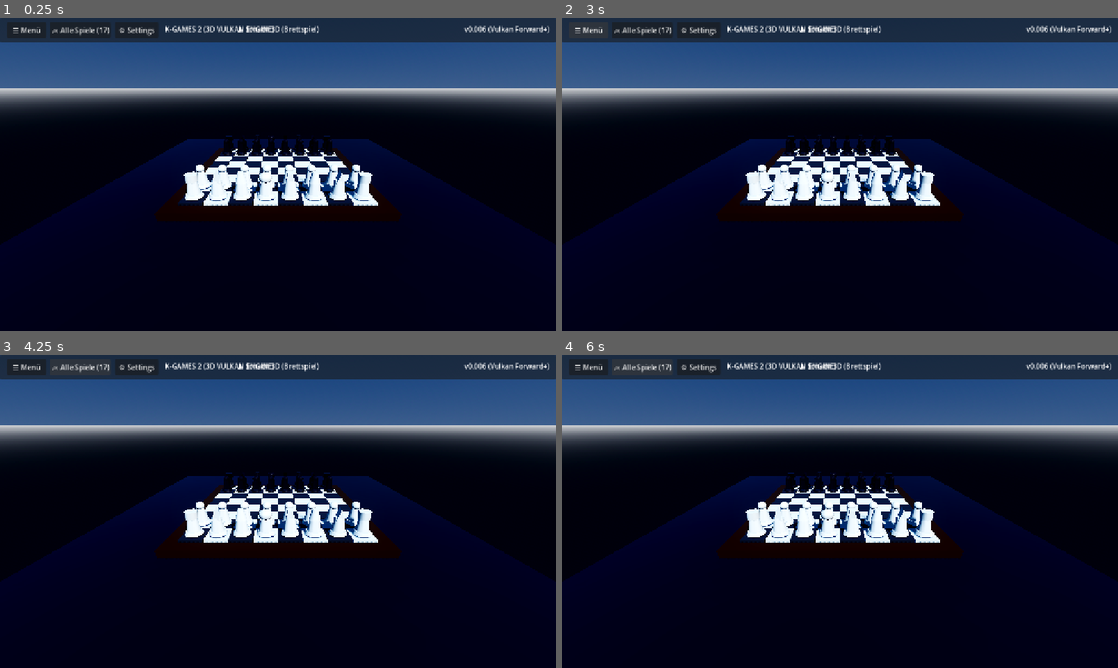
Above: before the commit, frames 1-4 (two rows, left to right).
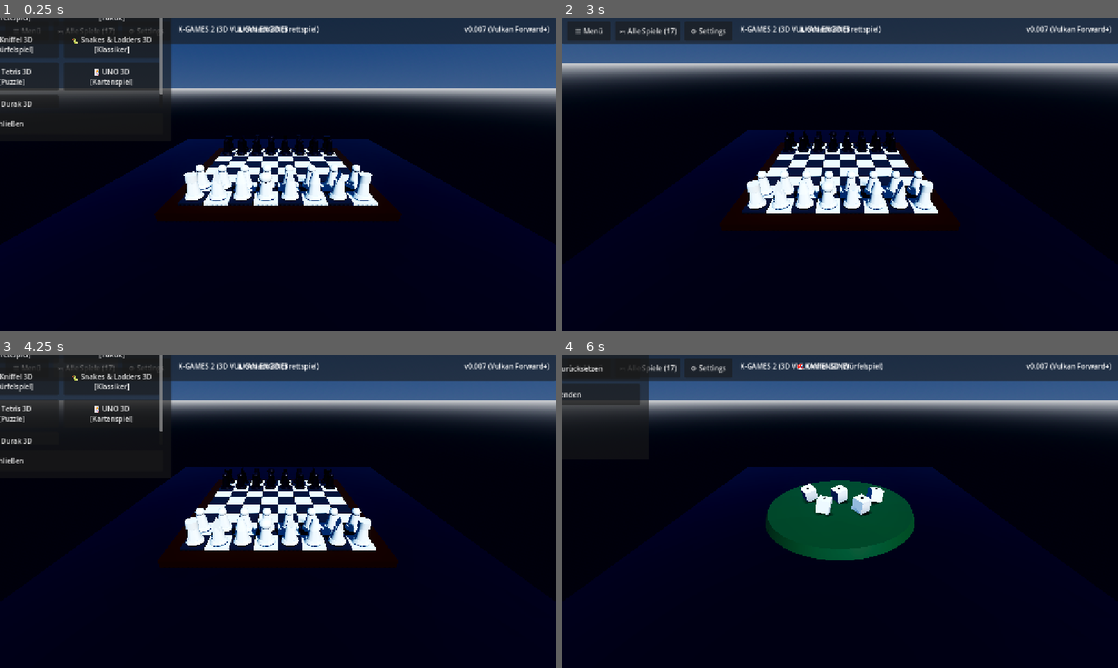
Above: after the commit, the same moments.

Repository: williklassner-ui/K-Games-2
Game: Godot game, scene res://scenes/MainDashboard.tscn
Same seed, same stepped clock (60 frames per second), same inputs: the game is played once before the commit and once after it.
Inputs (mouse positions are in pixels of both pictures, inside the frame that each line leads up to):
- Up to frame 1 (0.25 s): no input
- Up to frame 2 (3 s): click (567, 124) at 0.5 s, where only the run after the commit has a clickable "Schließen"; click "☰ Menü" at 1.25 s; click "🎮 Alle Spiele (17)" at 2 s; click "☰ Menü" at 2.75 s
- Up to frame 3 (4.25 s): click "🎮 Alle Spiele (17)" at 3.5 s
- Up to frame 4 (6 s): click (573, 380) at 4.25 s, where only the run after the commit has a clickable "🎯 Kniffel 3D [Würfelspiel]"; click "☰ Menü" at 5 s; click "🎮 Alle Spiele (17)" at 5.75 s

The runs differ from the first frame. In frame 1, 8.2% of the frame differs, in the area x 0-100%, y 0-35%; in frame 2, 21%; in frame 3, 24%; in frame 4, 26%, in the area x 0-100%, y 0-76%.
Error before the commit: Attempt to call function 'add_child' in base 'null instance' on a null instance. (res://scripts/MainDashboard.gd:219)

Commit message:
v0.007: Fix Android menu bar touch buttons, start with game selection, add procedural game sounds

Diff:
--- a/project.godot
+++ b/project.godot
@@ -7,7 +7,7 @@
 [application]
 
 config/name="K-Games 2"
-config/version="0.006"
+config/version="0.007"
 config/description="K-Games 2: Native 3D Vulkan Game Engine Suite featuring Civilization, Risk, Battleship, Chess, Monopoly, Katan, Kniffel and classic 3D tabletop games."
 run/main_scene="res://scenes/MainDashboard.tscn"
 config/features=PackedStringArray("4.7", "Forward Plus")
--- a/scenes/MainDashboard.tscn
+++ b/scenes/MainDashboard.tscn
@@ -52,16 +52,18 @@
 layout_mode = 1
 anchors_preset = 10
 anchor_right = 1.0
-offset_bottom = 56.0
+offset_bottom = 60.0
 grow_horizontal = 2
+mouse_filter = 0
 
 [node name="TitleLabel" type="Label" parent="UI/TopBar"]
 layout_mode = 1
-offset_left = 16.0
+offset_left = 460.0
 offset_top = 14.0
-offset_right = 260.0
-offset_bottom = 40.0
+offset_right = 720.0
+offset_bottom = 44.0
 text = "K-GAMES 2 (3D VULKAN ENGINE)"
+mouse_filter = 2
 
 [node name="VersionLabel" type="Label" parent="UI/TopBar"]
 layout_mode = 1
@@ -71,10 +73,11 @@
 offset_left = -220.0
 offset_top = 14.0
 offset_right = -16.0
-offset_bottom = 40.0
+offset_bottom = 44.0
 grow_horizontal = 0
-text = "v0.001 (x.xxx)"
+text = "v0.007 (x.xxx)"
 horizontal_alignment = 2
+mouse_filter = 2
 
 [node name="StatusLabel" type="Label" parent="UI/TopBar"]
 layout_mode = 1
@@ -84,7 +87,8 @@
 offset_left = -150.0
 offset_top = 14.0
 offset_right = 150.0
-offset_bottom = 40.0
+offset_bottom = 44.0
 grow_horizontal = 2
 text = "Echte 3D-Bühne bereit"
 horizontal_alignment = 1
+mouse_filter = 2
--- a/scripts/MainDashboard.gd
+++ b/scripts/MainDashboard.gd
@@ -1,7 +1,10 @@
 extends Node3D
 
 # K-Games 2: Native Vulkan 3D Game Suite
-const VERSION = "0.006"
+const VERSION = "0.007"
+
+const SoundManagerScript = preload("res://scripts/SoundManager.gd")
+var sound_mgr: Node = null
 
 @onready var camera_pivot = $CameraPivot
 @onready var camera_3d = $CameraPivot/Camera3D
@@ -74,15 +77,28 @@
 
 func _ready():
 	print("=== K-Games 2 Suite v", VERSION, " Initialized ===")
+	sound_mgr = SoundManagerScript.new()
+	sound_mgr.name = "SoundManager"
+	add_child(sound_mgr)
+
 	if version_label:
 		version_label.text = "v" + VERSION + " (Vulkan Forward+)"
 	setup_3d_tabletop_scene()
 	build_topbar_actions()
 	build_modals()
 	build_quick_bottom_bar()
+
+	# Startspiel laden
 	switch_game("chess")
 
-func _input(event):
+	# Benutzeranforderung 2: Starte mit Spielauswahl
+	toggle_game_selection()
+
+func play_sound(s_name: String):
+	if sound_mgr and sound_mgr.has_method("play"):
+		sound_mgr.play(s_name)
+
+func _unhandled_input(event):
 	if is_modal_open():
 		return
 
@@ -156,6 +172,8 @@
 		game_node.set_script(SCRIPTS[game_id])
 		if game_node.has_signal("status_changed"):
 			game_node.connect("status_changed", Callable(self, "_on_game_status_changed"))
+		if game_node.has_signal("sound_triggered"):
+			game_node.connect("sound_triggered", Callable(self, "play_sound"))
 
 		world_3d.add_child(game_node)
 		current_game_instance = game_node
@@ -165,6 +183,22 @@
 				if status_label:
 					status_label.text = meta.icon + " " + meta.name + " (" + meta.cat + ")"
 				break
+
+	# Entsprechenden Sound für Spielstart spielen
+	match game_id:
+		"chess", "mensch", "monopoly", "katan", "scotland", "lotti", "snakes":
+			play_sound("move")
+		"kniffel":
+			play_sound("dice")
+		"durak", "uno", "uno_extreme":
+			play_sound("card")
+		"battleship", "ra2", "space":
+			play_sound("shoot")
+		"tetris", "ctp2", "risiko":
+			play_sound("select")
+		_:
+			play_sound("click")
+
 	print("Switched to: ", game_id)
 
 func _on_game_status_changed(msg: String):
@@ -175,46 +209,81 @@
 
 func build_topbar_actions():
 	var topbar = $UI/TopBar
-
-	# Menü-Buttons links & rechts in der TopBar
+	topbar.mouse_filter = Control.MOUSE_FILTER_STOP
+
+	# Menü-Buttons links & rechts in der TopBar (Optimiert für Touch & Maus: 48px Touch-Target)
 	var menu_btn = Button.new()
 	menu_btn.text = "☰ Menü"
-	menu_btn.custom_minimum_size = Vector2(90, 36)
-	menu_btn.position = Vector2(16, 10)
-	menu_btn.pressed.connect(toggle_main_menu)
+	menu_btn.custom_minimum_size = Vector2(100, 44)
+	menu_btn.position = Vector2(12, 8)
+	menu_btn.mouse_filter = Control.MOUSE_FILTER_STOP
+	menu_btn.pressed.connect(func():
+		play_sound("click")
+		toggle_main_menu()
+	)
 	topbar.add_child(menu_btn)
 
 	var games_btn = Button.new()
 	games_btn.text = "🎮 Alle Spiele (17)"
-	games_btn.custom_minimum_size = Vector2(140, 36)
-	games_btn.position = Vector2(115, 10)
-	games_btn.pressed.connect(toggle_game_selection)
+	games_btn.custom_minimum_size = Vector2(150, 44)
+	games_btn.position = Vector2(122, 8)
+	games_btn.mouse_filter = Control.MOUSE_FILTER_STOP
+	games_btn.pressed.connect(func():
+		play_sound("click")
+		toggle_game_selection()
+	)
 	topbar.add_child(games_btn)
 
 	var settings_btn = Button.new()
 	settings_btn.text = "⚙️ Settings"
-	settings_btn.custom_minimum_size = Vector2(100, 36)
-	settings_btn.position = Vector2(265, 10)
-	settings_btn.pressed.connect(toggle_settings)
+	settings_btn.custom_minimum_size = Vector2(110, 44)
+	settings_btn.position = Vector2(282, 8)
+	settings_btn.mouse_filter = Control.MOUSE_FILTER_STOP
+	settings_btn.pressed.connect(func():
+		play_sound("click")
+		toggle_settings()
+	)
 	topbar.add_child(settings_btn)
 
-	# TitleLabel nach rechts verschieben
+	# Labels davor bewahren Touch-Events abzufangen
 	var title = topbar.get_node_or_null("TitleLabel")
 	if title:
-		title.offset_left = 380.0
+		title.offset_left = 410.0
+		title.mouse_filter = Control.MOUSE_FILTER_IGNORE
+
+	if status_label:
+		status_label.mouse_filter = Control.MOUSE_FILTER_IGNORE
+	if version_label:
+		version_label.mouse_filter = Control.MOUSE_FILTER_IGNORE
 
 func build_modals():
 	var ui = $UI
 
 	# 1. Hauptmenü Modal
-	main_menu_modal = create_modal_panel("K-Games 2 - Hauptmenü", Vector2(400, 480))
-	var mm_vbox = main_menu_modal.get_node("VBox")
-
-	var btn_continue = create_dialog_button("▶️ Weiterspielen", func(): close_all_modals())
-	var btn_all_games = create_dialog_button("🎮 Spielauswahl öffnen (17 Spiele)", func(): toggle_game_selection())
-	var btn_settings = create_dialog_button("⚙️ Einstellungen / Settings", func(): toggle_settings())
-	var btn_reset_cam = create_dialog_button("🔄 Kamera zurücksetzen", func(): reset_camera())
-	var btn_quit = create_dialog_button("❌ Beenden", func(): get_tree().quit())
+	var mm_data = create_modal_panel("K-Games 2 - Hauptmenü", Vector2(400, 480))
+	main_menu_modal = mm_data["container"]
+	var mm_vbox = mm_data["vbox"]
+
+	var btn_continue = create_dialog_button("▶️ Weiterspielen", func():
+		play_sound("click")
+		close_all_modals()
+	)
+	var btn_all_games = create_dialog_button("🎮 Spielauswahl öffnen (17 Spiele)", func():
+		play_sound("click")
+		toggle_game_selection()
+	)
+	var btn_settings = create_dialog_button("⚙️ Einstellungen / Settings", func():
+		play_sound("click")
+		toggle_settings()
+	)
+	var btn_reset_cam = create_dialog_button("🔄 Kamera zurücksetzen", func():
+		play_sound("click")
+		reset_camera()
+	)
+	var btn_quit = create_dialog_button("❌ Beenden", func():
+		play_sound("click")
+		get_tree().quit()
+	)
 
 	mm_vbox.add_child(btn_continue)
 	mm_vbox.add_child(btn_all_games)
@@ -224,14 +293,21 @@
 	ui.add_child(main_menu_modal)
 
 	# 2. Settings Modal
-	settings_modal = create_modal_panel("⚙️ App-Einstellungen (Settings)", Vector2(460, 420))
-	var s_vbox = settings_modal.get_node("VBox")
+	var s_data = create_modal_panel("⚙️ App-Einstellungen (Settings)", Vector2(460, 420))
+	settings_modal = s_data["container"]
+	var s_vbox = s_data["vbox"]
 
 	# Audio Toggle
 	var sound_chk = CheckBox.new()
 	sound_chk.text = "🔊 Sound-Effekte & Audio aktiviert"
 	sound_chk.button_pressed = sound_enabled
-	sound_chk.toggled.connect(func(val): sound_enabled = val)
+	sound_chk.toggled.connect(func(val):
+		sound_enabled = val
+		if sound_mgr and sound_mgr.has_method("set_sound_enabled"):
+			sound_mgr.set_sound_enabled(val)
+		if val:
+			play_sound("select")
+	)
 	s_vbox.add_child(sound_chk)
 
 	# Schatten Toggle
@@ -239,6 +315,7 @@
 	shadow_chk.text = "💡 Dynamischer 3D-Schattenwurf (High Quality)"
 	shadow_chk.button_pressed = shadows_enabled
 	shadow_chk.toggled.connect(func(val):
+		play_sound("click")
 		shadows_enabled = val
 		var dir_light = get_node_or_null("DirectionalLight3D")
 		if dir_light: dir_light.shadow_enabled = val
@@ -250,13 +327,17 @@
 	info_lbl.text = "\nApp Info:\n• Version: v" + VERSION + " (Format: x.xxx)\n• Render-Engine: Godot 4.7 (Vulkan Forward+ / Mobile)\n• Multiplattform: Windows 64-bit & Android APK\n• Entwickler: Willi Klassner"
 	s_vbox.add_child(info_lbl)
 
-	var s_close = create_dialog_button("Schließen", func(): close_all_modals())
+	var s_close = create_dialog_button("Schließen", func():
+		play_sound("click")
+		close_all_modals()
+	)
 	s_vbox.add_child(s_close)
 	ui.add_child(settings_modal)
 
 	# 3. Spielauswahl Modal (Grid mit allen 17 Spielen)
-	game_selection_modal = create_modal_panel("🎮 Spielauswahl - 17 Klassiker in 3D", Vector2(720, 520))
-	var gs_vbox = game_selection_modal.get_node("VBox")
+	var gs_data = create_modal_panel("🎮 Spielauswahl - 17 Klassiker in 3D", Vector2(720, 520))
+	game_selection_modal = gs_data["container"]
+	var gs_vbox = gs_data["vbox"]
 
 	var scroll = ScrollContainer.new()
 	scroll.custom_minimum_size = Vector2(680, 400)
@@ -273,18 +354,24 @@
 		var card = Button.new()
 		card.text = g.icon + " " + g.name + "\n[" + g.cat + "]"
 		card.custom_minimum_size = Vector2(215, 64)
+		card.mouse_filter = Control.MOUSE_FILTER_STOP
 		var gid = g.id
-		card.pressed.connect(func(): switch_game(gid))
+		card.pressed.connect(func():
+			switch_game(gid)
+		)
 		grid.add_child(card)
 
 	gs_vbox.add_child(scroll)
-	var gs_close = create_dialog_button("Abbrechen", func(): close_all_modals())
+	var gs_close = create_dialog_button("Schließen", func():
+		play_sound("click")
+		close_all_modals()
+	)
 	gs_vbox.add_child(gs_close)
 	ui.add_child(game_selection_modal)
 
 	close_all_modals()
 
-func create_modal_panel(title_str: String, panel_size: Vector2) -> Control:
+func create_modal_panel(title_str: String, panel_size: Vector2) -> Dictionary:
 	var container = Control.new()
 	container.anchors_preset = Control.PRESET_FULL_RECT
 	container.mouse_filter = Control.MOUSE_FILTER_STOP
@@ -293,6 +380,7 @@
 	var bg = ColorRect.new()
 	bg.color = Color(0, 0, 0, 0.72)
 	bg.anchors_preset = Control.PRESET_FULL_RECT
+	bg.mouse_filter = Control.MOUSE_FILTER_STOP
 	container.add_child(bg)
 
 	# Panel
@@ -303,6 +391,7 @@
 	panel.offset_right = panel_size.x * 0.5
 	panel.offset_top = -panel_size.y * 0.5
 	panel.offset_bottom = panel_size.y * 0.5
+	panel.mouse_filter = Control.MOUSE_FILTER_STOP
 	container.add_child(panel)
 
 	var margin = MarginContainer.new()
@@ -310,27 +399,32 @@
 	margin.add_theme_constant_override("margin_top", 16)
 	margin.add_theme_constant_override("margin_right", 20)
 	margin.add_theme_constant_override("margin_bottom", 16)
+	margin.mouse_filter = Control.MOUSE_FILTER_STOP
 	panel.add_child(margin)
 
 	var vbox = VBoxContainer.new()
 	vbox.name = "VBox"
 	vbox.add_theme_constant_override("separation", 12)
+	vbox.mouse_filter = Control.MOUSE_FILTER_STOP
 	margin.add_child(vbox)
 
 	var title = Label.new()
 	title.text = title_str
 	title.horizontal_alignment = HORIZONTAL_ALIGNMENT_CENTER
+	title.mouse_filter = Control.MOUSE_FILTER_IGNORE
 	vbox.add_child(title)
 
 	var sep = HSeparator.new()
+	sep.mouse_filter = Control.MOUSE_FILTER_IGNORE
 	vbox.add_child(sep)
 
-	return container
+	return {"container": container, "vbox": vbox}
 
 func create_dialog_button(txt: String, callback: Callable) -> Button:
 	var btn = Button.new()
 	btn.text = txt
 	btn.custom_minimum_size = Vector2(0, 48)
+	btn.mouse_filter = Control.MOUSE_FILTER_STOP
 	btn.pressed.connect(callback)
 	return btn
 
@@ -363,7 +457,9 @@
 		btn.mouse_filter = Control.MOUSE_FILTER_STOP
 		btn.custom_minimum_size = Vector2(175, 52)
 		var gid = g.id
-		btn.pressed.connect(func(): switch_game(gid))
+		btn.pressed.connect(func():
+			switch_game(gid)
+		)
 		hbox.add_child(btn)
 
 	ui.add_child(bottom_bar)
--- /dev/null
+++ b/scripts/SoundManager.gd
@@ -0,0 +1,160 @@
+extends Node
+
+# Procedural Sound Manager for K-Games 2
+# Generates rich procedural audio streams in-memory (PCM 22050Hz Mono)
+
+var player: AudioStreamPlayer = null
+var sound_cache: Dictionary = {}
+var sound_enabled: bool = true
+
+func _ready():
+	player = AudioStreamPlayer.new()
+	player.bus = "Master"
+	add_child(player)
+	_generate_all_sounds()
+
+func set_sound_enabled(enabled: bool):
+	sound_enabled = enabled
+
+func play(sound_id: String, pitch_rnd: float = 0.05):
+	if not sound_enabled or not player:
+		return
+	if sound_cache.has(sound_id):
+		var asp = AudioStreamPlayer.new()
+		asp.stream = sound_cache[sound_id]
+		asp.pitch_scale = 1.0 + randf_range(-pitch_rnd, pitch_rnd)
+		add_child(asp)
+		asp.finished.connect(asp.queue_free)
+		asp.play()
+
+func _generate_all_sounds():
+	sound_cache["click"] = _generate_tone(880.0, 0.04, 0.3, "sine")
+	sound_cache["select"] = _generate_tone(660.0, 0.08, 0.4, "sine")
+	sound_cache["move"] = _generate_wood_tap()
+	sound_cache["dice"] = _generate_dice_roll()
+	sound_cache["card"] = _generate_card_flip()
+	sound_cache["shoot"] = _generate_explosion()
+	sound_cache["win"] = _generate_chime()
+
+func _create_wav(samples: PackedByteArray, sample_rate: int = 22050) -> AudioStreamWAV:
+	var wav = AudioStreamWAV.new()
+	wav.format = AudioStreamWAV.FORMAT_8_BITS
+	wav.mix_rate = sample_rate
+	wav.stereo = false
+	wav.data = samples
+	return wav
+
+func _generate_tone(freq: float, duration: float, volume: float, waveform: String) -> AudioStreamWAV:
+	var sample_rate = 22050
+	var total_samples = int(sample_rate * duration)
+	var data = PackedByteArray()
+	data.resize(total_samples)
+
+	for i in range(total_samples):
+		var t = float(i) / float(sample_rate)
+		var env = 1.0 - (float(i) / float(total_samples)) # Linear decay
+		var sample_val = 0.0
+
+		if waveform == "sine":
+			sample_val = sin(TAU * freq * t)
+		elif waveform == "square":
+			sample_val = 1.0 if sin(TAU * freq * t) > 0.0 else -1.0
+		elif waveform == "triangle":
+			sample_val = 2.0 * abs(2.0 * (t * freq - floor(t * freq + 0.5))) - 1.0
+
+		var byte_val = int(clamp((sample_val * env * volume * 0.5 + 0.5) * 255.0, 0.0, 255.0))
+		data[i] = byte_val
+
+	return _create_wav(data, sample_rate)
+
+func _generate_wood_tap() -> AudioStreamWAV:
+	var sample_rate = 22050
+	var duration = 0.12
+	var total_samples = int(sample_rate * duration)
+	var data = PackedByteArray()
+	data.resize(total_samples)
+
+	for i in range(total_samples):
+		var t = float(i) / float(sample_rate)
+		var env = exp(-t * 35.0)
+		var s = sin(TAU * 220.0 * t) * 0.6 + sin(TAU * 440.0 * t) * 0.3 + (randf() * 2.0 - 1.0) * 0.1
+		var byte_val = int(clamp((s * env * 0.7 * 0.5 + 0.5) * 255.0, 0.0, 255.0))
+		data[i] = byte_val
+
+	return _create_wav(data, sample_rate)
+
+func _generate_dice_roll() -> AudioStreamWAV:
+	var sample_rate = 22050
+	var duration = 0.28
+	var total_samples = int(sample_rate * duration)
+	var data = PackedByteArray()
+	data.resize(total_samples)
+
+	var rattle_freq = 520.0
+	for i in range(total_samples):
+		var t = float(i) / float(sample_rate)
+		var env = exp(-t * 12.0)
+		var bounce = sin(TAU * 14.0 * t) # Multi-bounce rhythm
+		var noise = (randf() * 2.0 - 1.0) * 0.4
+		var tone = sin(TAU * (rattle_freq + sin(TAU * 30.0 * t) * 80.0) * t) * 0.5
+		var s = (tone + noise) * max(0.0, bounce)
+		var byte_val = int(clamp((s * env * 0.7 * 0.5 + 0.5) * 255.0, 0.0, 255.0))
+		data[i] = byte_val
+
+	return _create_wav(data, sample_rate)
+
+func _generate_card_flip() -> AudioStreamWAV:
+	var sample_rate = 22050
+	var duration = 0.09
+	var total_samples = int(sample_rate * duration)
+	var data = PackedByteArray()
+	data.resize(total_samples)
+
+	for i in range(total_samples):
+		var t = float(i) / float(sample_rate)
+		var env = exp(-t * 45.0)
+		var noise = (randf() * 2.0 - 1.0) * 0.7
+		var flick = sin(TAU * (1200.0 - t * 8000.0) * t) * 0.3
+		var s = noise + flick
+		var byte_val = int(clamp((s * env * 0.6 * 0.5 + 0.5) * 255.0, 0.0, 255.0))
+		data[i] = byte_val
+
+	return _create_wav(data, sample_rate)
+
+func _generate_explosion() -> AudioStreamWAV:
+	var sample_rate = 22050
+	var duration = 0.35
+	var total_samples = int(sample_rate * duration)
+	var data = PackedByteArray()
+	data.resize(total_samples)
+
+	var last_noise = 0.0
+	for i in range(total_samples):
+		var t = float(i) / float(sample_rate)
+		var env = exp(-t * 9.0)
+		var white = randf() * 2.0 - 1.0
+		# Low pass filter for deep rumble
+		var brown = (last_noise + (0.08 * white)) / 1.08
+		last_noise = brown
+		var sub = sin(TAU * (90.0 - t * 150.0) * t) * 0.4
+		var s = brown * 2.5 + sub
+		var byte_val = int(clamp((s * env * 0.8 * 0.5 + 0.5) * 255.0, 0.0, 255.0))
+		data[i] = byte_val
+
+	return _create_wav(data, sample_rate)
+
+func _generate_chime() -> AudioStreamWAV:
+	var sample_rate = 22050
+	var duration = 0.4
+	var total_samples = int(sample_rate * duration)
+	var data = PackedByteArray()
+	data.resize(total_samples)
+
+	for i in range(total_samples):
+		var t = float(i) / float(sample_rate)
+		var env = exp(-t * 7.0)
+		var s = sin(TAU * 523.25 * t) * 0.4 + sin(TAU * 659.25 * t) * 0.3 + sin(TAU * 783.99 * t) * 0.3
+		var byte_val = int(clamp((s * env * 0.7 * 0.5 + 0.5) * 255.0, 0.0, 255.0))
+		data[i] = byte_val
+
+	return _create_wav(data, sample_rate)
--- a/scripts/games/Chess3D.gd
+++ b/scripts/games/Chess3D.gd
@@ -21,6 +21,7 @@
 var selected_mat: StandardMaterial3D
 
 signal status_changed(msg: String)
+signal sound_triggered(sound_name: String)
 
 func _ready():
 	init_materials()
@@ -250,6 +251,7 @@
 func select_piece(pos: Vector2i):
 	clear_highlights()
 	selected_pos = pos
+	emit_signal("sound_triggered", "select")
 
 	# Markierung für ausgewählte Figur
 	spawn_highlight(pos, selected_mat, 0.5)
@@ -265,6 +267,7 @@
 func execute_move(from: Vector2i, to: Vector2i):
 	var moving_code = grid[from.x][from.y]
 	var target_code = grid[to.x][to.y]
+	emit_signal("sound_triggered", "move")
 
 	# Ziel schlagen falls vorhanden
 	if target_code != "" and piece_nodes.has(to):
Not shown, added: scripts/SoundManager.gd.uid
Not shown, changed: README.md
